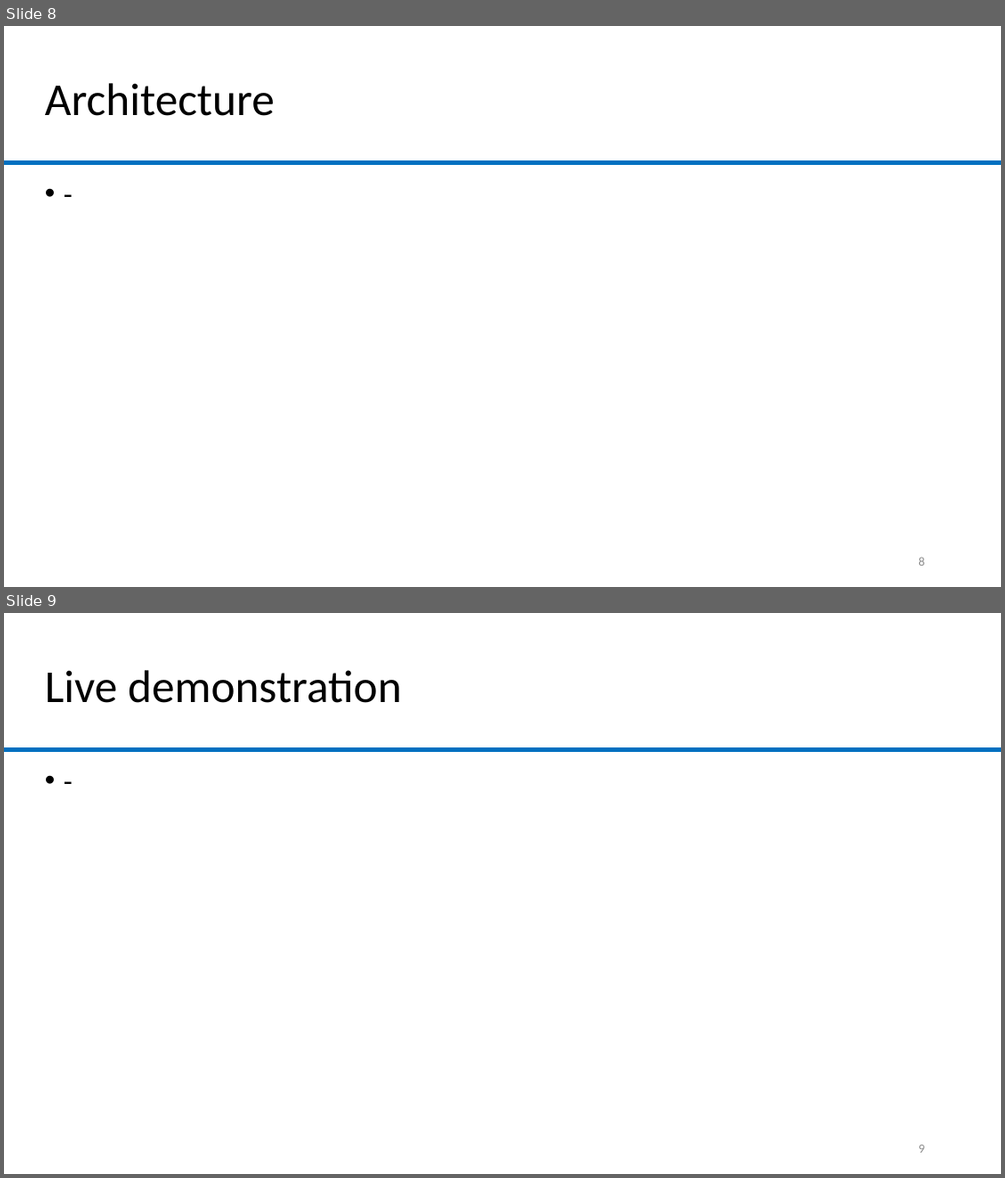
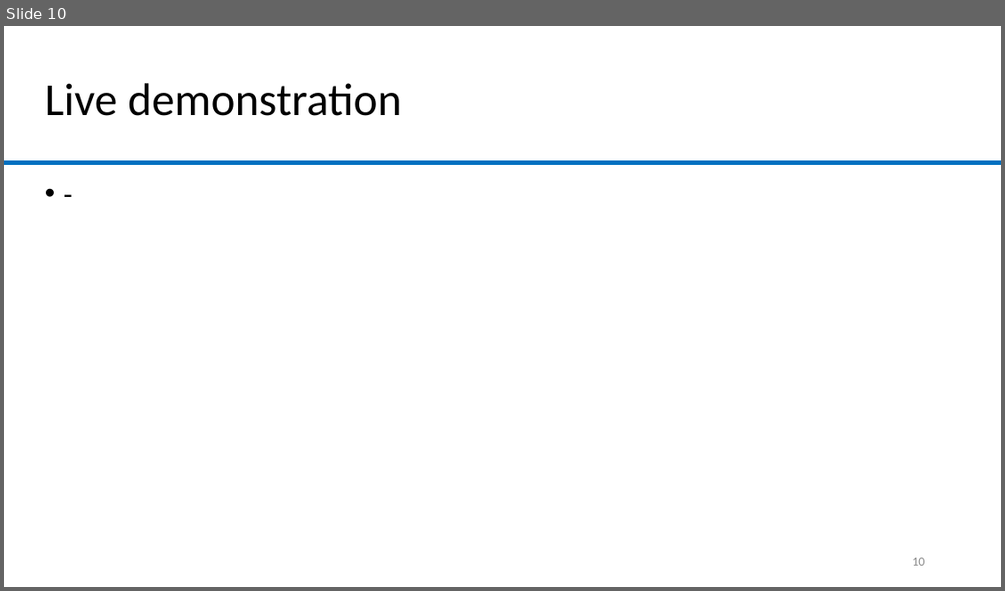
Before and after one commit to lolamtisch/BauCloCom_kubernetes, a slide deck: docu/Kubernetes_Nexcloud.pptx. Shown one above the other, each under a label of ours: slides 8 and 9 before the commit, slide 10 after it. The pictures are 1005x1178 and 1005x591 pixels, drawn with LibreOffice and Linux fonts; fonts in the diff are those of the drawing; background and template pictures are left out. Boxes give left, top, right and bottom in pixels: in the first picture for what was removed or moved away, otherwise in the second. Text is boxed around its words. In the diff, an @@ line names an element or a change of style, - is before the commit and + after.

```diff
--- a/docu/Kubernetes_Nexcloud.pptx
+++ b/docu/Kubernetes_Nexcloud.pptx
@@ slide 8 removed at <box>4,26,1001,587</box>, background #FFFFFF; not listed: 1 template element that a slide beside it also shows @@
@@ title removed at <box>45,83,275,116</box> @@
-Architecture
@@ text removed at <box>38,176,933,532</box> @@
-• -
@@ page number removed at <box>918,556,924,565</box> @@
-8
@@ what was slide 9 is now slide 10 @@
@@ page number at <box>912,557,924,565</box>: text changed @@
-9
+10
```
Also in this commit, not shown: 1 slide changed, 2 slides added.
